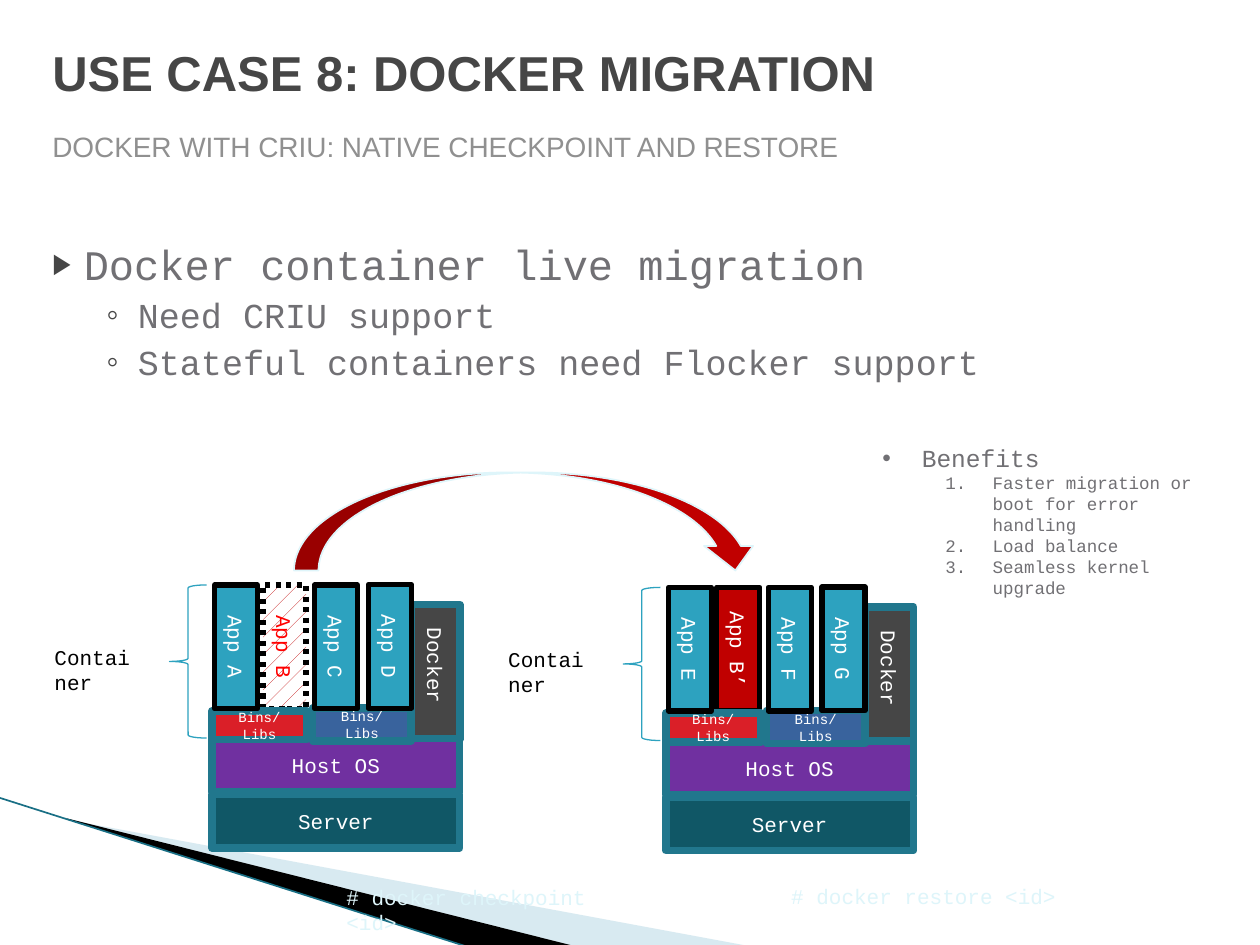
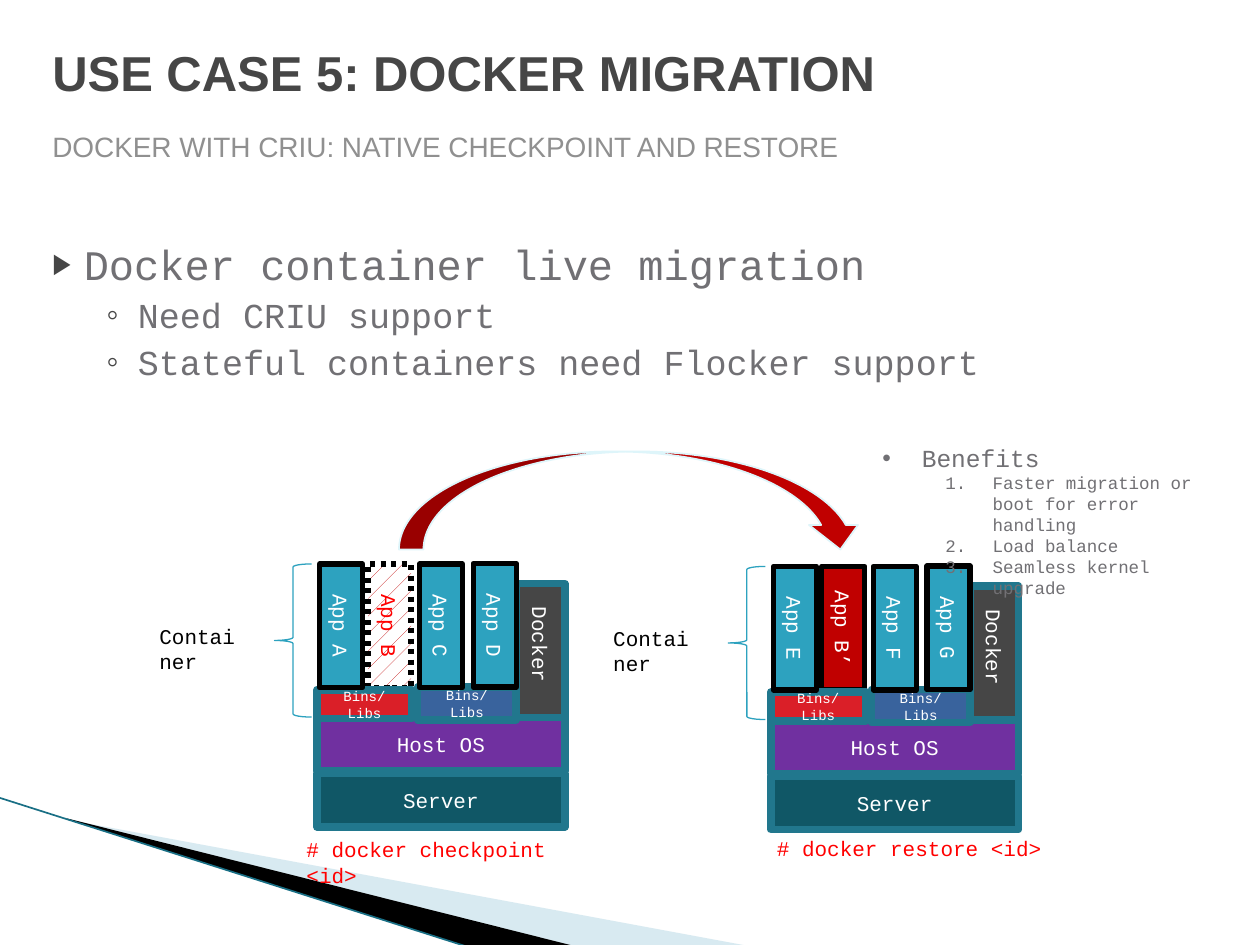
Before and after one commit to yangoliver/mydoc, a slide deck: slide 9 of slides/2016/docker_use_case_summary.pptx (slide 14 before the commit). Drawn at 1260x945 pixels with LibreOffice and Linux fonts; fonts in the diff are those of the drawing; background and template pictures are left out. Boxes give left, top, right and bottom in pixels: in the first picture for what was removed or moved away, otherwise in the second. Text is boxed around its words. In the diff, an @@ line names an element or a change of style, - is before the commit and + after.

```diff
--- a/slides/2016/docker_use_case_summary.pptx
+++ b/slides/2016/docker_use_case_summary.pptx
@@ title at (52,57,875,92): text changed @@
-USE CASE 8: DOCKER MIGRATION
+USE CASE 5: DOCKER MIGRATION
@@ 18 rectangles, 2 texts, 2 left braces, 1 curved down arrow: place and size @@
-18 rectangles, 2 texts, 2 left braces, 1 curved down arrow at (42,472,914,850)
+18 rectangles, 2 texts, 2 left braces, 1 curved down arrow at (147,451,1019,830)
@@ text "# docker checkpoint <id>" at (306,842,546,890): text colour #DEF5FA to #FF0000 @@
@@ text "# docker checkpoint <id>": place and size @@
-text "# docker checkpoint <id>" at (346,895,448,925)
+text "# docker checkpoint <id>" at (306,842,546,890)
@@ text "# docker restore <id>": place and size @@
-text "# docker restore <id>" at (779,877,1096,915)
+text "# docker restore <id>" at (802,841,1041,857)
@@ text "# docker restore <id>" at (802,841,1041,857): text colour #DEF5FA to #FF0000 @@
```
Also in this commit, not shown: 6 other slides changed, 2 slides added, 1 other file.
